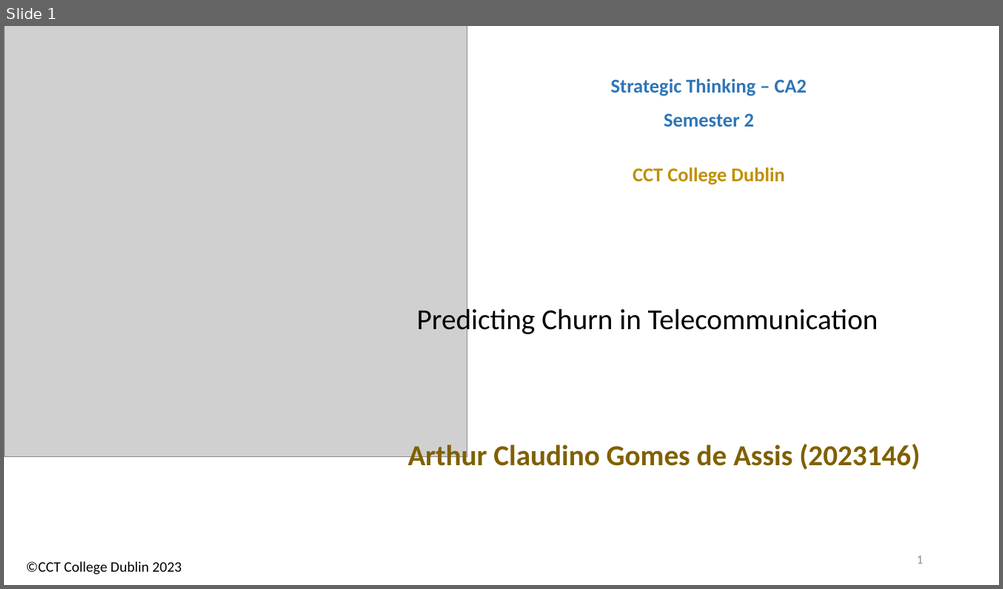
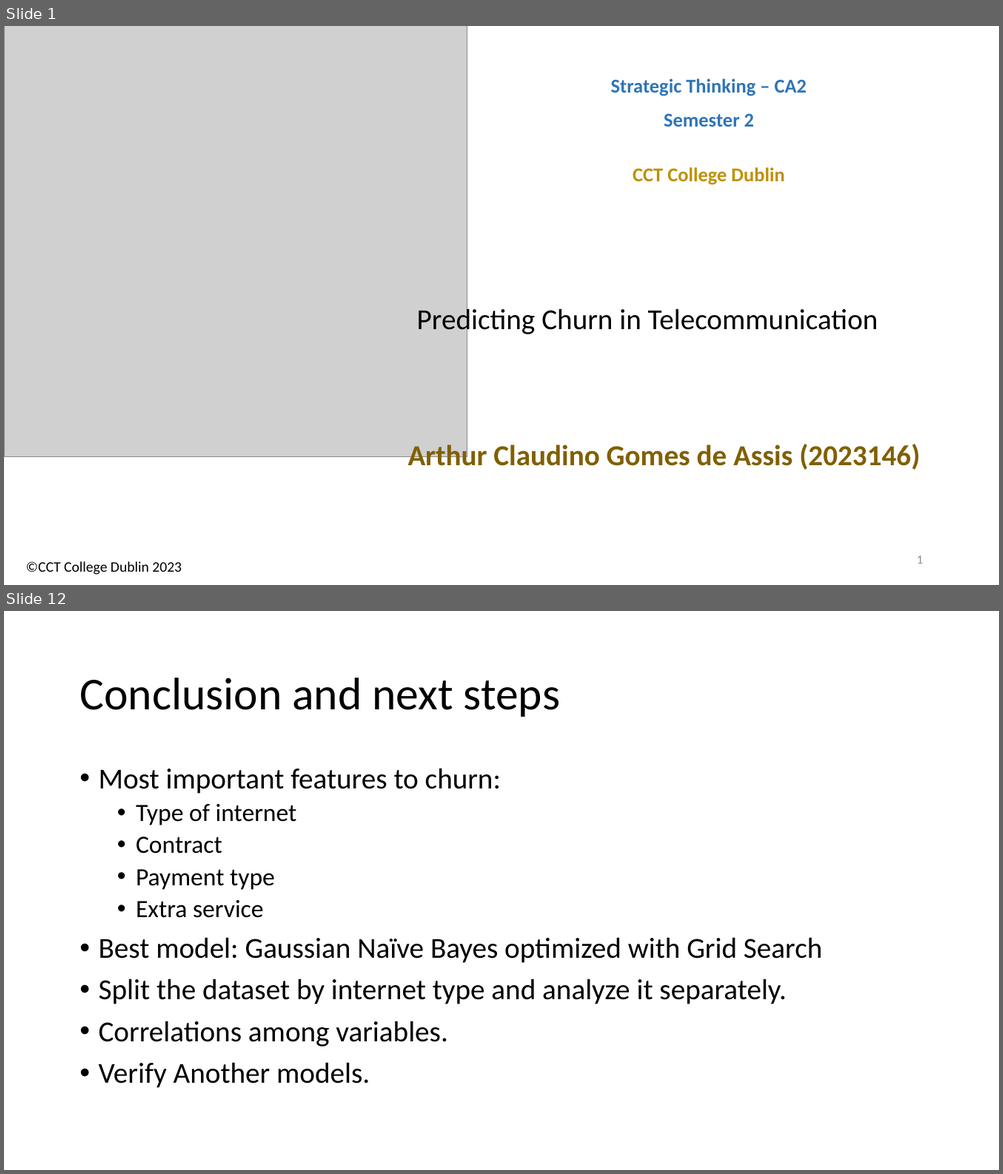
Before and after one commit to arthurcct2023/Python-Predicting-Churn-in-Telecommunication, a slide deck: ArthurAssis_ST_HDip_CA2_Semester2.pptx. Shown one above the other, each under a label of ours: slide 1 before the commit, slides 1 and 12 after it; the slides between them are not shown. The pictures are 1003x589 and 1003x1174 pixels, drawn with LibreOffice and Linux fonts; fonts in the diff are those of the drawing; grey boxes stand for pictures. Boxes give left, top, right and bottom in pixels: in the first picture for what was removed or moved away, otherwise in the second. Text is boxed around its words. In the diff, an @@ line names an element or a change of style, - is before the commit and + after.

```diff
--- a/ArthurAssis_ST_HDip_CA2_Semester2.pptx
+++ b/ArthurAssis_ST_HDip_CA2_Semester2.pptx
@@ slide 12 added at (x1=4, y1=611, x2=999, y2=1170), background #FFFFFF @@
@@ title added at (x1=79, y1=678, x2=560, y2=717), 44 pt, text #000000 @@
+Conclusion and next steps
@@ text added at (x1=99, y1=768, x2=822, y2=1088), 28 pt, text #000000 @@
+• Most important features to churn:
+  • Type of internet
+  • Contract
+  • Payment type
+  • Extra service
+• Best model: Gaussian Naïve Bayes optimized with Grid Search
+• Split the dataset by internet type and analyze it separately.
+• Correlations among variables.
+• Verify Another models.
```
Also in this commit, not shown: 12 other slides added, 5 slides removed, 8 other files.
